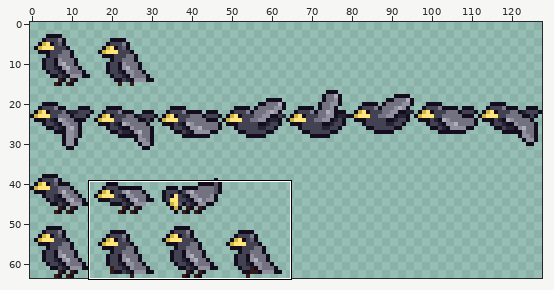
Sprite sheet, stored at Brackeys Jam 2021.8/Assets/Sprites/Pigeon/BirdSprite.png. Above: a wide view before the commit, with the close-up outlined.
Close-up. First the earlier version:
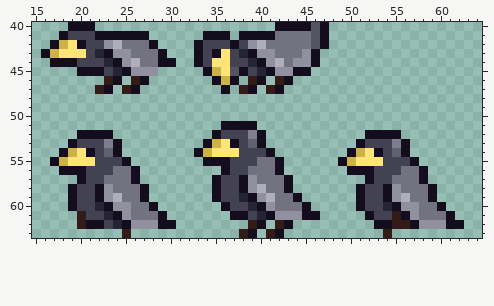
The file is 128x64 pixels. Shown: x 15..64, y 40..63.
New version:
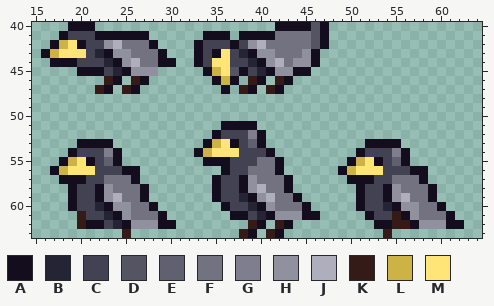
Palette (. is transparent): A #130d1d  B #242434  C #424252  D #545463  E #606070  F #727281  G #7e7e8e  H #90909f  J #aeaebd  K #341b17  L #cdb246  M #ffe478
Commit message: Make bird lower its head on walk animation
Changes in this commit:
@@ x 15..64 @@
 51 .....................AAAA.........................
-52 .....AAAA...........ACCCGA...........AAAA.........
-53 ....ACCCGA.........ALMACEA..........ACCCGA........
-54 ...ALMACEA........ALMMMCCCA........ALMACEA........
-55 ..ALMMMCCCA........AAACCCFFA......ALMMMCCCA.......
-56 ...AAACCCFFA.........ACCFFFA.......AAACCCFFA......
-57 .....ACCFFFA........ACCAHFFFA........ACCFFFA......
+52 ....................ACCCGA........................
+53 .....AAAA..........ALMACEA...........AAAA.........
+54 ....ACCCGA........ALMMMCCCA.........ACCCGA........
+55 ...ALMACEA.........AAACCCFFA.......ALMACEA........
+56 ..ALMMMCCCAA.........ACCFFFA......ALMMMCCCAA......
+57 ...AAACCFFFA........ACCAHFFFA......AAACCFFFA......
 58 ....ACCAHFFFA.......ACCAHJFFA.......ACCAHFFFA.....
Changed places in both close-ups, as pixel boxes (x1, y1, x2, y2):
changed: (50, 130, 131, 184)
changed: (338, 130, 419, 184)
